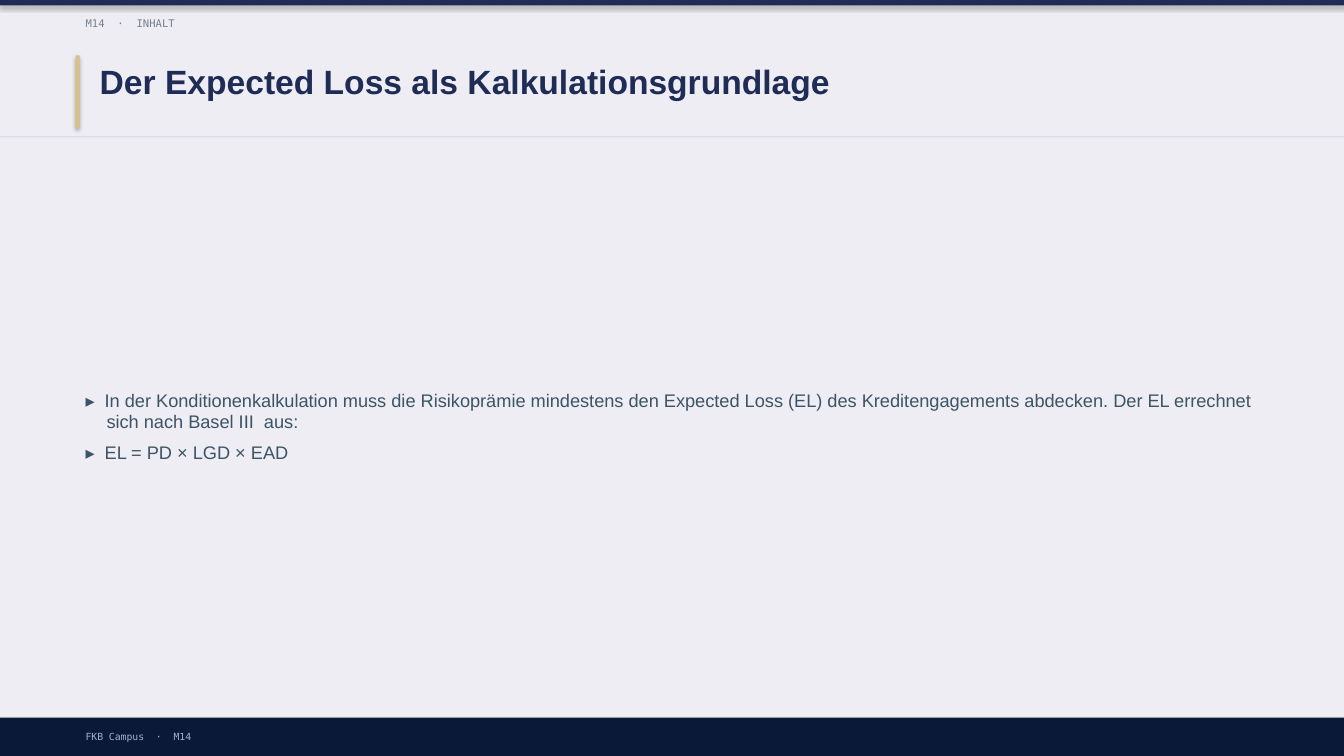
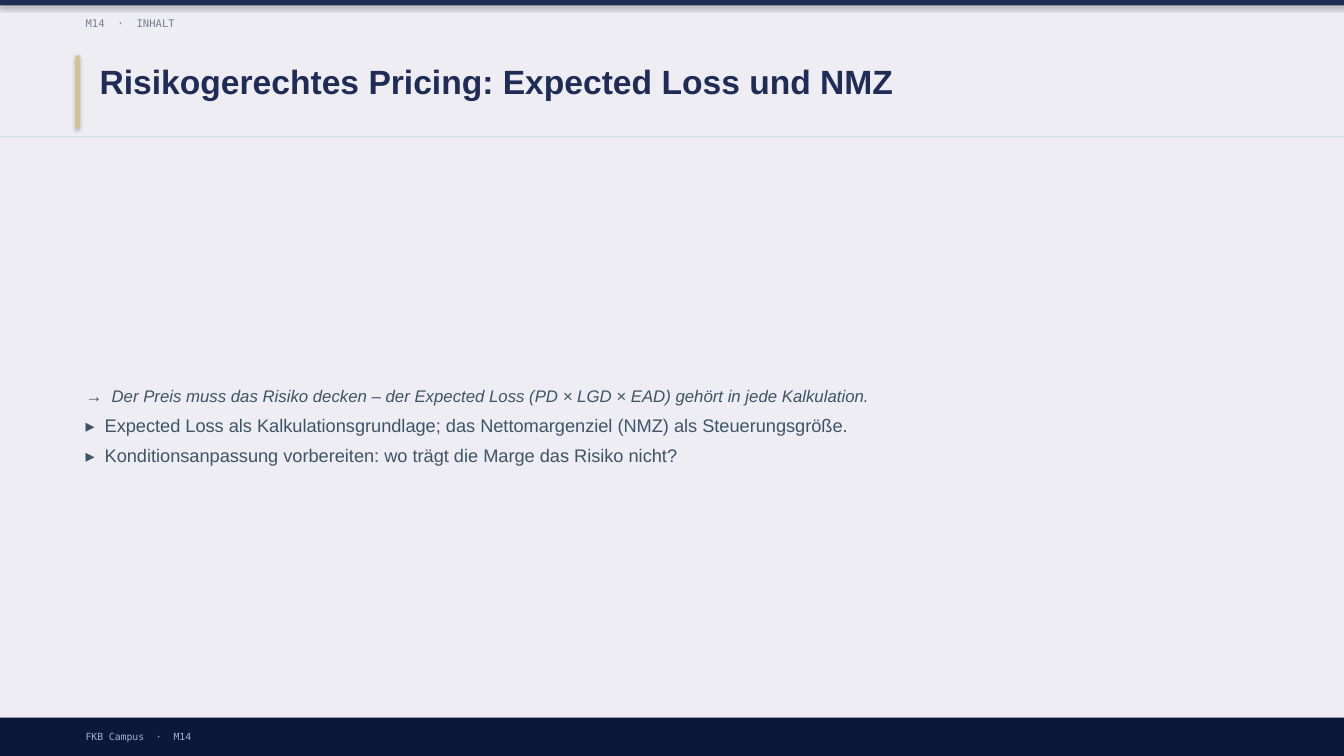
Before and after one commit to ck5rqc47pr-byte/firmenkundenakademie-online, a slide deck: slide 8 of protected-downloads/praesentation/M14.pptx. Drawn at 1344x756 pixels with LibreOffice and Linux fonts; fonts in the diff are those of the drawing. Boxes give left, top, right and bottom in pixels: in the first picture for what was removed or moved away, otherwise in the second. Text is boxed around its words. In the diff, an @@ line names an element or a change of style, - is before the commit and + after.

```diff
--- a/protected-downloads/praesentation/M14.pptx
+++ b/protected-downloads/praesentation/M14.pptx
@@ text at [100, 69, 893, 101]: text changed @@
-Der Expected Loss als Kalkulationsgrundlage
+Risikogerechtes Pricing: Expected Loss und NMZ
@@ text at [105, 390, 869, 466]: text changed @@
-▸ In der Konditionenkalkulation muss die Risikoprämie mindestens den Expected Loss (EL) des Kreditengagements abdecken. Der EL errechnet sich nach Basel III aus:
-▸ EL = PD × LGD × EAD
+→ Der Preis muss das Risiko decken – der Expected Loss (PD × LGD × EAD) gehört in jede Kalkulation.
+▸ Expected Loss als Kalkulationsgrundlage; das Nettomargenziel (NMZ) als Steuerungsgröße.
+▸ Konditionsanpassung vorbereiten: wo trägt die Marge das Risiko nicht?
```
Also in this commit, not shown: 5 other slides changed, 5 slides added, 6 slides removed, 1 other file.
